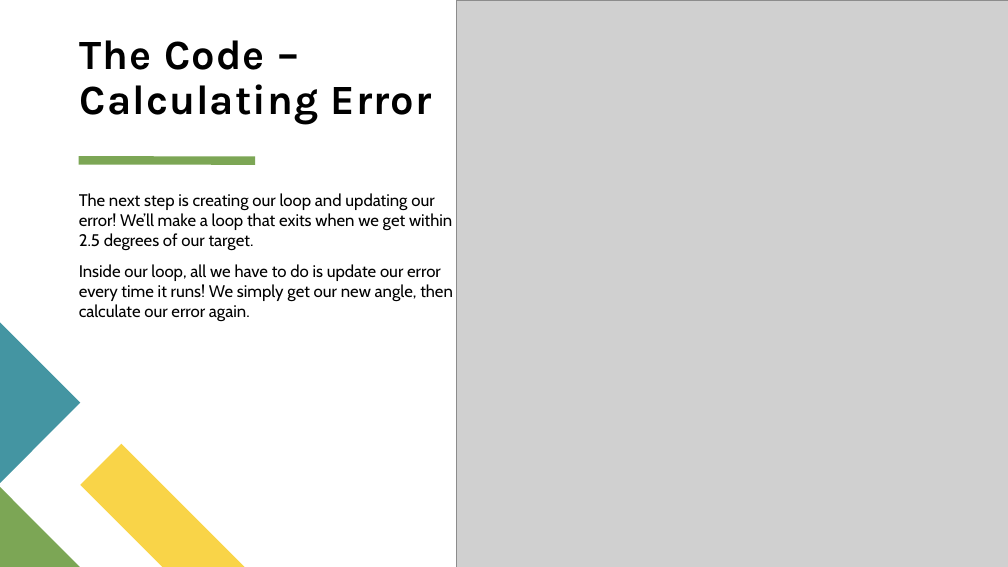
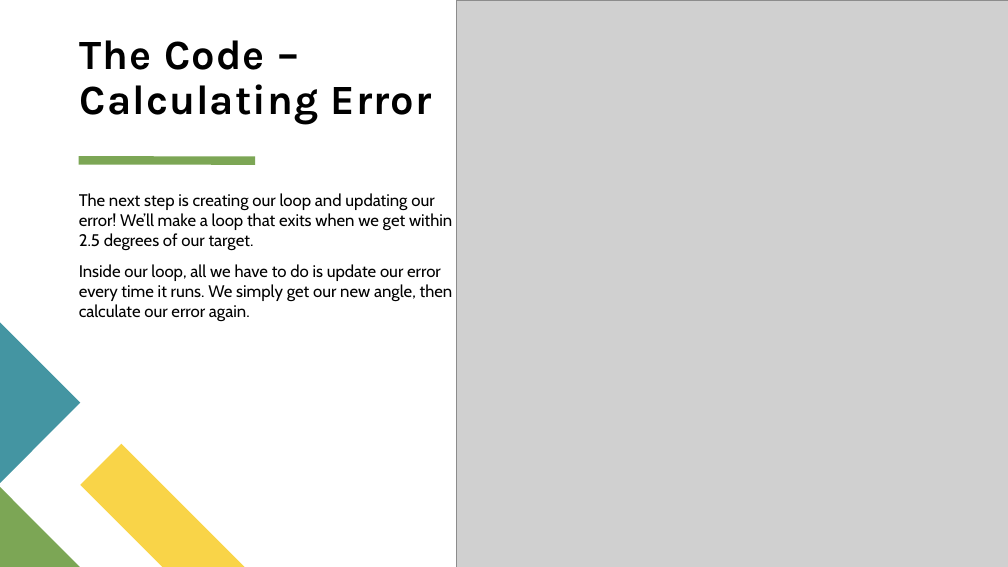
Before and after one commit to terrapinrobotics/code-camp-presentations, a slide deck: slide 23 of VEX Camp Day 3.pptx. Drawn at 1008x567 pixels with LibreOffice and Linux fonts; fonts in the diff are those of the drawing; grey boxes stand for pictures. Boxes give left, top, right and bottom in pixels: in the first picture for what was removed or moved away, otherwise in the second. Text is boxed around its words. In the diff, an @@ line names an element or a change of style, - is before the commit and + after.

```diff
--- a/VEX Camp Day 3.pptx
+++ b/VEX Camp Day 3.pptx
@@ text at (79,264,453,321): text changed @@
-Inside our loop, all we have to do is update our error every time it runs! We simply get our new angle, then calculate our error again.
+Inside our loop, all we have to do is update our error every time it runs. We simply get our new angle, then calculate our error again.
```
Also in this commit, not shown: 6 other slides changed, 2 other files.
